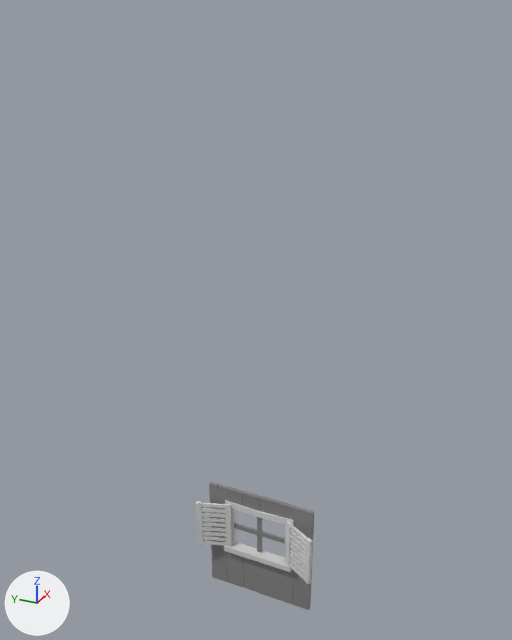
A saved change to the FBX model Project/Assets/Models/Decorations/WindowWoodenWall2.fbx.
Camera for both pictures: a camera (50 mm lens) standing at (-28.81, 7.51, 4.33) and looking at (-20.83, 11.1, 0.34). Every picture has the same lights, and +X, +Y and +Z are marked at lower left. Where no turn or scale is listed for an object, it has been applied to the vertices.

Script lines for the objects in view, before the commit:
```python
me_cube_039 = bpy.data.meshes.new('Cube.039')
me_cube_039.from_pydata(...)  # 153 vertices, 170 faces; spans x -0.03..0.03, y -0.85..0.85, z 0.0..1.9
me_cube_039.materials.append(mat_material_01_001)  # picture img_texture_01_png
me_cube_049 = bpy.data.meshes.new('Cube.049')
me_cube_049.from_pydata(...)  # 53 vertices, 48 faces; spans x -0.119..0.058, y -0.558..0.574, z 0.743..1.677
me_cube_049.materials.append(mat_material_01_007)  # picture img_texture_01_png
me_cube_050 = bpy.data.meshes.new('Cube.050')
me_cube_050.from_pydata(...)  # 88 vertices, 66 faces; spans x -0.526..0.007, y 0.0..0.806, z -0.023..0.191
me_cube_050.materials.append(mat_material_01_007)  # picture img_texture_01_png
me_cube_051 = bpy.data.meshes.new('Cube.051')
me_cube_051.from_pydata(...)  # 88 vertices, 66 faces; spans x -0.012..0.489, y 0.0..0.806, z -0.021..0.284
me_cube_051.materials.append(mat_material_01_007)  # picture img_texture_01_png
ob_wall_001 = bpy.data.objects.new('Wall.001', me_cube_039)
ob_wall_001.location = (-20.93, 10.98, -4.42)
ob_window = bpy.data.objects.new('Window', me_cube_049)
ob_window.location = (-20.93, 10.98, -4.42)
ob_windowdoorl = bpy.data.objects.new('WindowDoorL', me_cube_050)
ob_windowdoorl.location = (-20.99, 11.45, -3.58)
ob_windowdoorl.rotation_euler = (1.571, 0.0, -1.571)  # degrees (90, 0, -90)
ob_windowdoorr = bpy.data.objects.new('WindowDoorR', me_cube_051)
ob_windowdoorr.location = (-20.98, 10.52, -3.58)
ob_windowdoorr.rotation_euler = (1.571, 0.0, -1.571)  # degrees (90, 0, -90)
```
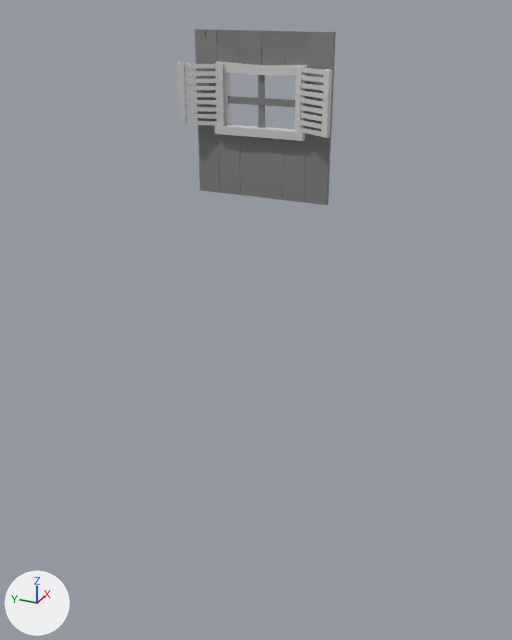
Changed parts and their boxes [x1, y1, x2, y2] in the pictures (512 x 640 px):
'Wall.004', added
    after: [195, 29, 336, 205]
'Wall.001', deleted
    before: [209, 482, 314, 610]
'WindowDoorL', moved, rescaled (32% wider, 36% taller)
    before: [196, 501, 232, 547]
    after: [176, 63, 224, 126]
'WindowDoorR', moved, rescaled (34% wider, 12% taller)
    before: [285, 521, 313, 585]
    after: [295, 66, 333, 138]
'Window.002', added
    after: [215, 61, 307, 141]
'Window', deleted
    before: [224, 500, 294, 572]

What changed in the scene script:
```text
Add me_cube_024:
    me_cube_024.from_pydata(...)  # 53 vertices, 48 faces; spans x -0.119..0.058, y -0.558..0.574, z 0.743..1.56
    me_cube_024.materials.append(mat_material_01_007)  # picture img_texture_01_png
Add me_cube_021:
    me_cube_021.from_pydata(...)  # 180 vertices, 184 faces; spans x -0.03..0.03, y -0.85..0.85, z 0.0..1.9
    me_cube_021.materials.append(mat_material_01_001)  # picture img_texture_01_png
Change ob_windowdoorl:
    ob_windowdoorl.location: (-20.99, 11.45, -3.58) -> (-20.99, 11.45, 2.91)
    ob_windowdoorl.scale: (1.0, 1.0, 1.0) -> (1.0, 0.876, 1.0)
Remove ob_wall_001:
    ob_wall_001 = bpy.data.objects.new('Wall.001', me_cube_039)
    ob_wall_001.location = (-20.93, 10.98, -4.42)
Remove ob_window:
    ob_window = bpy.data.objects.new('Window', me_cube_049)
    ob_window.location = (-20.93, 10.98, -4.42)
Change ob_windowdoorr:
    ob_windowdoorr.location: (-20.98, 10.52, -3.58) -> (-20.98, 10.52, 2.91)
    ob_windowdoorr.scale: (1.0, 1.0, 1.0) -> (1.0, 0.876, 1.0)
Add ob_window_002:
    ob_window_002 = bpy.data.objects.new('Window.002', me_cube_024)
    ob_window_002.location = (-20.93, 10.97, 2.08)
Add ob_wall_004:
    ob_wall_004 = bpy.data.objects.new('Wall.004', me_cube_021)
    ob_wall_004.location = (-20.93, 10.97, 2.08)
```
